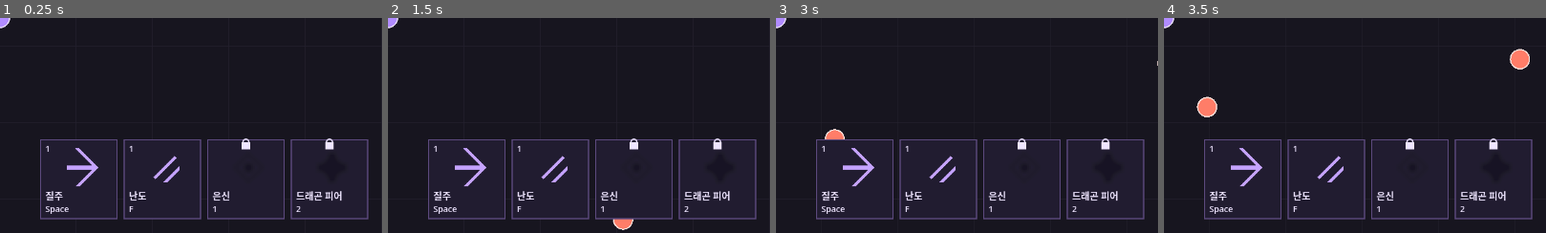
Above: before the commit, frames 1-4 (left to right).
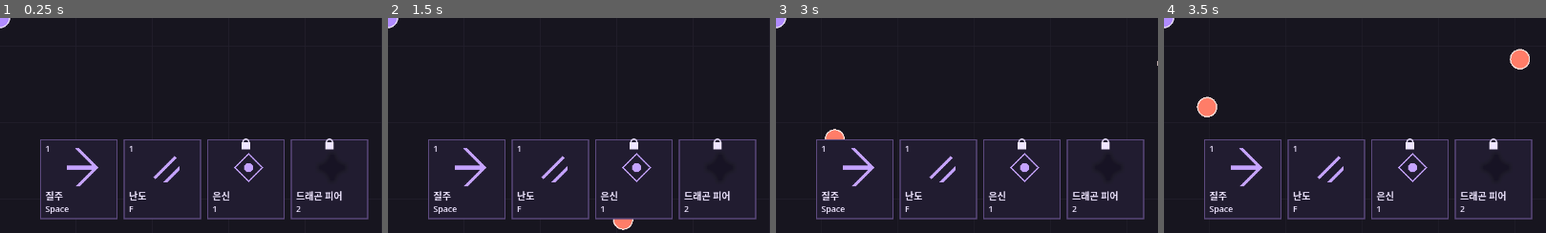
Above: after the commit, the same moments.

Repository: MoongTaeng-I/aigame
Game: Godot game, scene res://main.tscn
Two runs of this game, one before a commit and one after it. Both use one fixed random seed, a clock stepped at 60 frames per second and the inputs below.
Inputs (mouse positions are % of the whole screen's width and height, from its top left):
- Up to frame 1 (0.25 s): no input
- Up to frame 2 (1.5 s): tap Enter at 0.5 s; drag from (50, 50) to (60, 28) at 0.52 s; drag from (30, 55) to (45, 70) at 1.27 s
- Up to frame 3 (3 s): move the mouse to (60, 28) at 2.02 s; hold D (move_right) 2.03-2.75 s; drag from (45, 70) to (20, 35) at 2.77 s
- Up to frame 4 (3.5 s): no input
The pictures show only the part of the screen within x 50-100%, y 50-100%; the shares and areas given below are measured in that part.

The runs differ from the first frame. In frame 1, 0.2% of the frame differs, in the area x 61-69%, y 62-77%; in frame 2, 0.2%; in frame 3, 0.2%; in frame 4, 0.2%.

Commit message:
S5-IMPL-02 은신 배회와 발사 타이머 정지 및 해제 구현

Diff:
--- a/data/skill.csv
+++ b/data/skill.csv
@@ -1,5 +1,5 @@
 Id,Name_ko,Key,Initially_unlocked,Note
 skill_dash,질주,Space,1,A단계 검증용 시작값
 skill_rapid_slash,난도,F,1,A단계 검증용 시작값
-skill_stealth,은신,1,0,A단계 미구현
+skill_stealth,은신,1,0,A단계 검증용 시작값
 skill_dragon_fear,드래곤 피어,2,0,A단계 미구현
--- /dev/null
+++ b/data/skill_stealth_level.csv
@@ -0,0 +1,6 @@
+Id,Level,Duration_sec,Cooldown_sec,Note
+stealth_01,1,2,12,A단계 검증용 시작값
+stealth_02,2,2.5,11,A단계 검증용 시작값
+stealth_03,3,3,10,A단계 검증용 시작값
+stealth_04,4,3.5,9,A단계 검증용 시작값
+stealth_05,5,4,8,A단계 검증용 시작값
--- /dev/null
+++ b/data/stealth_rule.csv
@@ -0,0 +1,2 @@
+Id,Wander_radius,Note
+stealth_rule_01,150,A단계 검증용 시작값
--- a/scripts/enemy.gd
+++ b/scripts/enemy.gd
@@ -33,6 +33,8 @@
 var knockback_elapsed: float = 0.0
 var map_bounds := Rect2()
 var _fade_elapsed: float = 0.0
+var wander_target := Vector2.ZERO
+var has_wander_target: bool = false
 
 @onready var collision_shape := $CollisionShape2D as CollisionShape2D
 
@@ -62,6 +64,7 @@
 	is_logically_dead = false
 	spawn_order = order
 	shot_elapsed = 0.0
+	has_wander_target = false
 	_fade_elapsed = 0.0
 	knockback_direction = Vector2.ZERO
 	knockback_distance = 0.0
@@ -119,7 +122,7 @@
 	knockback_duration = duration
 	knockback_elapsed = 0.0
 
-func update_actor(delta: float, player_position: Vector2, bounds: Rect2) -> void:
+func update_actor(delta: float, player_position: Vector2, bounds: Rect2, stop_at_target: bool = false) -> void:
 	map_bounds = bounds
 	if is_logically_dead:
 		_fade_elapsed += delta
@@ -130,6 +133,8 @@
 	if not is_active:
 		return
 	var motion := global_position.direction_to(player_position) * move_speed * delta
+	if stop_at_target:
+		motion = global_position.direction_to(player_position)*minf(move_speed*delta,global_position.distance_to(player_position))
 	if knockback_elapsed < knockback_duration and knockback_duration > 0.0:
 		# Integrate the linear decay so total displacement does not depend on frame size.
 		var end_time := minf(knockback_duration, knockback_elapsed + delta)
--- a/scripts/enemy_manager.gd
+++ b/scripts/enemy_manager.gd
@@ -26,6 +26,7 @@
 # 임시 경과 시각이다. 시스템 8의 시간 관리가 생기면 그쪽으로 옮긴다.
 var _elapsed_seconds: float = 0.0
 var _random := RandomNumberGenerator.new()
+var wander_radius: float = 0.0
 var _count_label: Label
 
 func configure(player: CharacterBody2D, map_rect: Rect2, enemy_records: Dictionary, spawn_records: Dictionary, max_alive: int, offscreen_relocate_seconds: float, projectile_records: Dictionary = {}, attack_record: Dictionary = {}) -> void:
@@ -128,9 +129,21 @@
 		_active_enemies.append(enemy)
 
 func _update_active_enemies(delta: float) -> void:
+	if _player.is_dead:
+		return
 	var screen_rect := _get_screen_world_rect()
 	for enemy in _active_enemies.duplicate():
-		enemy.update_actor(delta, _player.global_position, _get_map_world_rect())
+		var target: Vector2 = _player.global_position
+		var wandering: bool = _player.is_stealthed()
+		if wandering:
+			if not enemy.has_wander_target or enemy.global_position.distance_to(enemy.wander_target)<=0.000001:
+				var offset := Vector2.RIGHT.rotated(_random.randf()*TAU)*sqrt(_random.randf())*wander_radius
+				enemy.wander_target = _clamp_body_to_map(enemy.global_position+offset,enemy.body_radius)
+				enemy.has_wander_target = true
+			target = enemy.wander_target
+		else:
+			enemy.has_wander_target = false
+		enemy.update_actor(delta, target, _get_map_world_rect(),wandering)
 		_update_enemy_shot(enemy, delta)
 		if screen_rect.grow(enemy.body_radius).has_point(enemy.global_position):
 			enemy.offscreen_seconds = 0.0
@@ -160,6 +173,8 @@
 		enemy_died.emit(enemy)
 
 func _update_enemy_shot(enemy: EnemyActor, delta: float) -> void:
+	if _player.is_stealthed():
+		return
 	if not enemy.is_active or enemy.is_logically_dead or enemy.projectile_id.is_empty() or enemy.shot_interval_sec <= 0.0:
 		return
 	if enemy.global_position.distance_to(_player.global_position) > enemy.shot_range:
--- a/scripts/main.gd
+++ b/scripts/main.gd
@@ -69,7 +69,7 @@
 	map.add_child(experience_manager)
 	var skill_manager := SkillManager.new()
 	skill_manager.name = "SkillManager"
-	skill_manager.configure(player,enemy_manager,data_store.get …(90 unchanged characters)… _store.get_table("skill_dash_level.csv")})
+	skill_manager.configure(player,enemy_manager,data_store.get …(90 unchanged characters)… _store.get_table("skill_dash_level.csv"),"skill_stealth":data_store.get_table("skill_stealth_level.csv")},data_store.get_row("stealth_rule.csv","stealth_rule_01"))
 	map.add_child(skill_manager)
 
 func _validate_gameplay_data(data_store: Variant, player_record: Dictionary, enemy_records: Dictionary, spawn_records: Dictionary, spawn_rule: Dictionary) -> String:
--- a/scripts/player.gd
+++ b/scripts/player.gd
@@ -13,6 +13,10 @@
 var dash_remaining: float = 0.0
 var dash_speed: float = 0.0
 var dash_pass_through: bool = false
+var stealth_remaining: float = 0.0
+
+func is_stealthed() -> bool:
+    return stealth_remaining > 0.000000001
 var body_radius: float = 18.0
 var push_weight: float = 1.0
 var max_hp: int = 100
@@ -164,6 +168,7 @@
 func _physics_process(delta: float) -> void:
     if is_dead:
         return
+    stealth_remaining = maxf(0.0,stealth_remaining-delta)
     var direction := movement_input()
     dash_pass_through = dash_remaining > 0.0
     var travel := move_speed * delta
--- a/scripts/skill_data.gd
+++ b/scripts/skill_data.gd
@@ -6,6 +6,8 @@
 	store.register_schema("skill.csv", {"Id":"String","Name_ko":"String","Key":"String","Initially_unlocked":"Bool","Note":"String"})
 	store.register_schema("skill_rapid_slash_level.csv", {"Id":"String","Level":"Int","Damage":"Int","Hits":"Int","Hit_interval_sec":"Float","Range":"Float","Cooldown_sec":"Float","Note":"String"})
 	store.register_schema("skill_dash_level.csv", {"Id":"String","Level":"Int","Distance":"Float","Duration_sec":"Float","Cooldown_sec":"Float","Note":"String"})
+	store.register_schema("skill_stealth_level.csv", {"Id":"String","Level":"Int","Duration_sec":"Float","Cooldown_sec":"Float","Note":"String"})
+	store.register_schema("stealth_rule.csv", {"Id":"String","Wander_radius":"Float","Note":"String"})
 
 static func standard_key(name: String) -> int:
 	var code := OS.find_keycode_from_string(name)
@@ -40,7 +42,16 @@
 				return _error(store,"skill_rapid_slash_level.csv",row.Id,col,"0보다 커야 합니다.")
 		if int(row.Hits)>=2 and float(row.Hit_interval_sec)<=0.0:
 			return _error(store,"skill_rapid_slash_level.csv",row.Id,"Hit_interval_sec","여러 타격에는 0보다 큰 간격이 필요합니다.")
-	return validate_effect_table(store,"skill_dash_level.csv",["Distance","Duration_sec","Cooldown_sec"])
+	var error := validate_effect_table(store,"skill_dash_level.csv",["Distance","Duration_sec","Cooldown_sec"])
+	if not error.is_empty():
+		return error
+	error = validate_effect_table(store,"skill_stealth_level.csv",["Duration_sec","Cooldown_sec"],true)
+	if not error.is_empty():
+		return error
+	var rule := store.get_row("stealth_rule.csv","stealth_rule_01")
+	if rule.is_empty() or float(rule.Wander_radius)<=0.0:
+		return _error(store,"stealth_rule.csv","stealth_rule_01","Wander_radius","필수 행과 0보다 큰 반경이 필요합니다.")
+	return ""
 
 static func validate_effect_table(store: CsvDataStore, file: String, positive: Array, prevent_overlap: bool = false) -> String:
 	var rows: Array = store.get_table(file).values()
--- a/scripts/skill_manager.gd
+++ b/scripts/skill_manager.gd
@@ -16,6 +16,8 @@
 func configure(owner_player: Node2D, enemy_manager: EnemyManager, skill_records: Dictionary, slash_levels: Dictionary, extra_levels: Dictionary = {}, stealth_rule: Dictionary = {}) -> void:
 	player = owner_player
 	enemies = enemy_manager
+	if not stealth_rule.is_empty():
+		enemies.wander_radius = float(stealth_rule.Wander_radius)
 	records = skill_records.duplicate(true)
 	for id in SkillData.IDS:
 		if not InputMap.has_action(id):
@@ -33,6 +35,9 @@
 			if id=="skill_dash":
 				callback = Callable(self,"_dash_start")
 				mode = "timed"
+			elif id=="skill_stealth":
+				callback = Callable(self,"_stealth_start")
+				mode = "instant"
 		cast.configure(rows,1 if records[id].Initially_unlocked else 0,callback,mode)
 		skills[id] = cast
 
@@ -97,5 +102,8 @@
 func _dash_start(stats: Dictionary, _at: float) -> void:
 	player.begin_dash(float(stats.Distance),float(stats.Duration_sec))
 
+func _stealth_start(stats: Dictionary, _at: float) -> void:
+	player.stealth_remaining = float(stats.Duration_sec)
+
 func _draw() -> void:
 	UI.draw_ranges(self,effects)
--- a/scripts/skill_ui.gd
+++ b/scripts/skill_ui.gd
@@ -39,6 +39,7 @@
 const RANGE_WIDTH := 2.0
 const SHAPE_WIDTH := 0.12
 const SHAPE_EXTENT := 0.78
+const STEALTH_ALPHA := 0.35
 const BLUR_SHADER := """shader_type canvas_item;
 uniform float blur_px;
 uniform vec4 tint : source_color;
@@ -94,6 +95,7 @@
 		glyphs[index].position = card_rect(index).position+ICON_OFFSET
 
 func _process(_delta: float) -> void:
+	manager.player.modulate.a = STEALTH_ALPHA if manager.player.is_stealthed() else 1.0
 	_layout()
 	queue_redraw()
 	if overlay!=null:
Not shown, added: data/skill_stealth_level.csv.import
Not shown, added: data/stealth_rule.csv.import
